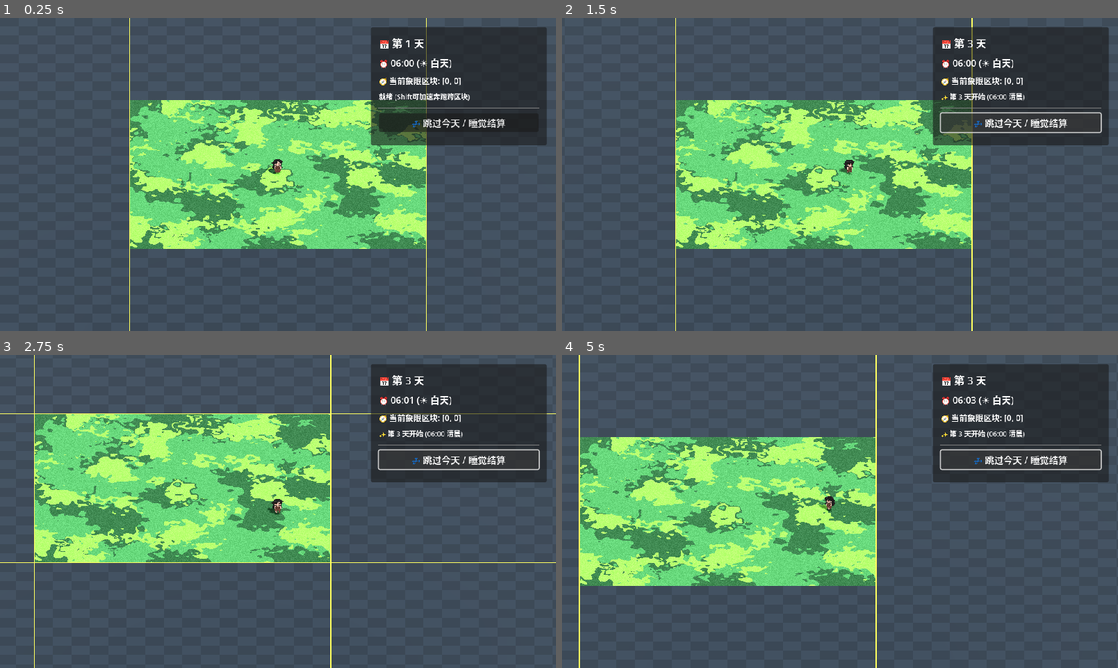
Above: before the commit, frames 1-4 (two rows, left to right).
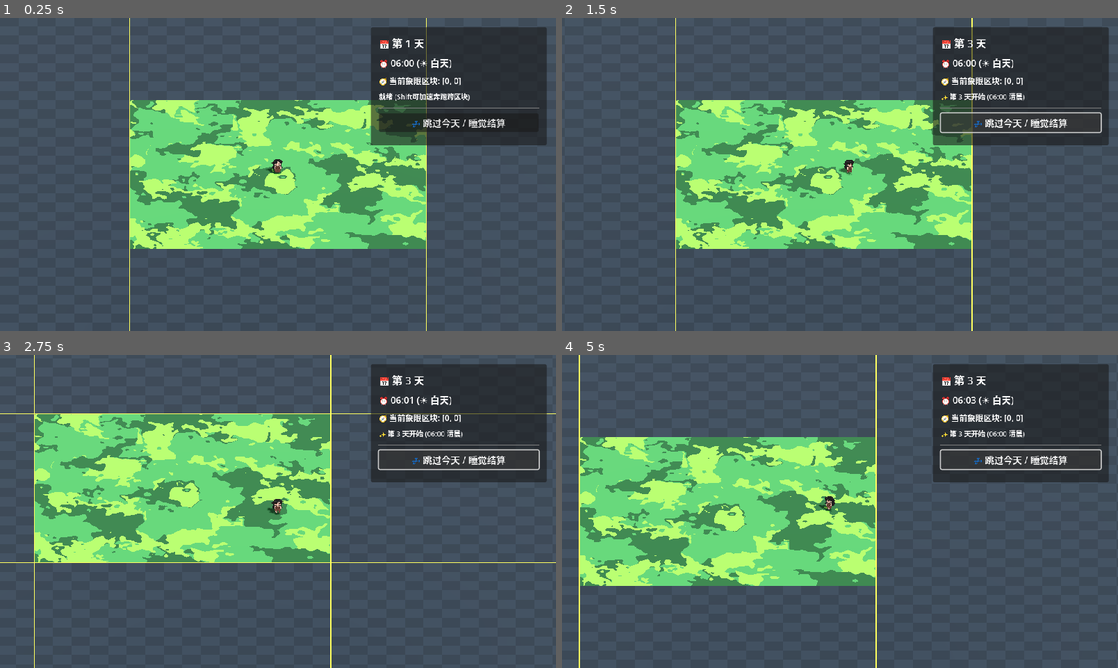
Above: after the commit, the same moments.

Repository: Luo-Mio/Luv002
Game: Godot game, scene res://scenes/main.tscn
The game is run twice, just before and just after one commit, with the same random seed, the same clock (stepped at 60 frames per second) and the same inputs.
Inputs:
- Up to frame 1 (0.25 s): no input
- Up to frame 2 (1.5 s): click "💤 跳过今天 / 睡觉结算" at 0.5 s; tap Enter at 1.25 s; hold Right (ui_right) from 1.28 s (still down); hold Shift from 1.28 s (still down)
- Up to frame 3 (2.75 s): release Right (ui_right) at 2.03 s; release Shift at 2.03 s; hold Down (ui_down) from 2.03 s (still down); tap Shift at 2.1 s
- Up to frame 4 (5 s): release Down (ui_down) at 2.78 s; hold Right (ui_right) 2.78-3.53 s; hold Shift 2.78-3.53 s; hold Up (ui_up) 3.53-4.28 s; tap Shift at 3.6 s; hold Left (ui_left) from 4.28 s (still down); hold Shift from 4.28 s (still down)

The runs differ from the first frame. In frame 1, 7.4% of the frame differs, in the area x 23-77%, y 26-74%; in frame 2, 7.5%; in frame 3, 7.6%; in frame 4, 7.6%, in the area x 3-57%, y 26-74%.

Commit message:
fix: remove noisy micro grain jitter, revert proxy sizes, and add pure geometric pattern zoom

Diff:
--- a/scenes/terrain_studio.tscn
+++ b/scenes/terrain_studio.tscn
@@ -6,7 +6,7 @@
 
 [sub_resource type="FastNoiseLite" id="FastNoiseLite_tdfat"]
 seed = 1234
-frequency = 0.0435
+frequency = 0.005
 fractal_octaves = 3
 
 [sub_resource type="FastNoiseLite" id="FastNoiseLite_acint"]
@@ -25,45 +25,45 @@
 fractal_octaves = 3
 fractal_lacunarity = 1.61
 
-[sub_resource type="NoiseTexture2D" id="NoiseTexture2D_dps0j"]
+[sub_resource type="NoiseTexture2D" id="NoiseTexture2D_dowhy"]
 generate_mipmaps = false
 noise = SubResource("FastNoiseLite_dowhy")
 seamless = true
 
-[sub_resource type="NoiseTexture2D" id="NoiseTexture2D_tufce"]
+[sub_resource type="NoiseTexture2D" id="NoiseTexture2D_6g125"]
 generate_mipmaps = false
 noise = SubResource("FastNoiseLite_tdfat")
 seamless = true
 
-[sub_resource type="NoiseTexture2D" id="NoiseTexture2D_yfp7d"]
+[sub_resource type="NoiseTexture2D" id="NoiseTexture2D_tdfat"]
 generate_mipmaps = false
 noise = SubResource("FastNoiseLite_acint")
 seamless = true
 
-[sub_resource type="NoiseTexture2D" id="NoiseTexture2D_clxbl"]
+[sub_resource type="NoiseTexture2D" id="NoiseTexture2D_acint"]
 generate_mipmaps = false
 noise = SubResource("FastNoiseLite_6g125")
 seamless = true
 
-[sub_resource type="ShaderMaterial" id="ShaderMaterial_v2npd"]
+[sub_resource type="ShaderMaterial" id="ShaderMaterial_dps0j"]
 shader = ExtResource("3_tdfat")
 shader_parameter/color_mode = 0
 shader_parameter/base_color = Color(0.22745098, 0.49019608, 0.26666668, 1)
 shader_parameter/enable_dark_patch = true
 shader_parameter/dark_patch_color = Color(0.12941177, 0.30588236, 0.16862746, 1)
-shader_parameter/dark_patch_threshold = 0.58
-shader_parameter/dark_patch_noise_tex = SubResource("NoiseTexture2D_tufce")
+shader_parameter/dark_patch_threshold = 0.53
+shader_parameter/dark_patch_noise_tex = SubResource("NoiseTexture2D_6g125")
 shader_parameter/enable_light_patch = true
 shader_parameter/light_patch_color = Color(0.42352942, 0.72156864, 0.24313726, 1)
 shader_parameter/light_patch_threshold = 0.62
-shader_parameter/light_patch_noise_tex = SubResource("NoiseTexture2D_yfp7d")
+shader_parameter/light_patch_noise_tex = SubResource("NoiseTexture2D_tdfat")
 shader_parameter/enable_warp = true
 shader_parameter/warp_strength = 17.0
 shader_parameter/irrational_rot = 1.29
-shader_parameter/warp_noise_tex = SubResource("NoiseTexture2D_clxbl")
+shader_parameter/warp_noise_tex = SubResource("NoiseTexture2D_acint")
 shader_parameter/enable_micro_grain = true
 shader_parameter/grain_strength = 0.04
-shader_parameter/base_noise_tex = SubResource("NoiseTexture2D_dps0j")
+shader_parameter/base_noise_tex = SubResource("NoiseTexture2D_dowhy")
 shader_parameter/noise_contrast = 1.0
 shader_parameter/noise_offset = 0.09999999999999998
 shader_parameter/num_bands = 4
@@ -97,6 +97,7 @@
 
 [node name="GrassTerrain" type="Node" parent="TerrainTypes" unique_id=1165023469]
 script = ExtResource("2_6g125")
+dark_patch_threshold = 0.53
 dark_patch_noise = SubResource("FastNoiseLite_tdfat")
 light_patch_noise = SubResource("FastNoiseLite_acint")
 warp_strength = 17.0
@@ -134,6 +135,6 @@
 layout_mode = 2
 
 [node name="PreviewRect" type="ColorRect" parent="CenterContainer/VBoxContainer/PreviewFrame" unique_id=989203817]
-material = SubResource("ShaderMaterial_v2npd")
+material = SubResource("ShaderMaterial_dps0j")
 custom_minimum_size = Vector2(512, 512)
 layout_mode = 2
--- a/scripts/terrain/grass_terrain_node.gd
+++ b/scripts/terrain/grass_terrain_node.gd
@@ -11,6 +11,15 @@
 		_apply_parameters_to_material()
 
 # =========================================================
+# 图案等比几何缩放 (纯粹放大/缩小现有图案形状，不改变噪波内部形态)
+# =========================================================
+@export_group("Pattern Zoom (图案等比缩放)")
+@export_range(0.1, 5.0, 0.05) var patch_zoom: float = 1.0:
+	set(val):
+		patch_zoom = val
+		_apply_parameters_to_material()
+
+# =========================================================
 # 模式 0: 主草地大底色 (占 ~75% 面积)
 # =========================================================
 @export_group("Mode 0: Base Grass (主草地大底色)")
@@ -26,14 +35,6 @@
 @export var enable_dark_patch: bool = true:
 	set(val):
 		enable_dark_patch = val
-		_apply_parameters_to_material()
-
-# 直观噪波大小调节 (像素尺寸): 拉大斑块变大，拉小斑块变碎！
-@export_range(16.0, 1024.0, 4.0, "suffix:px") var dark_patch_size: float = 200.0:
-	set(val):
-		dark_patch_size = val
-		if dark_patch_noise != null and val > 0.0:
-			dark_patch_noise.frequency = 1.0 / val
 		_apply_parameters_to_material()
 
 @export var dark_patch_color: Color = Color("214e2b"): # 阴影深绿
@@ -64,14 +65,6 @@
 		enable_light_patch = val
 		_apply_parameters_to_material()
 
-# 直观噪波大小调节 (像素尺寸): 拉大斑块变大，拉小斑块变碎！
-@export_range(16.0, 1024.0, 4.0, "suffix:px") var light_patch_size: float = 120.0:
-	set(val):
-		light_patch_size = val
-		if light_patch_noise != null and val > 0.0:
-			light_patch_noise.frequency = 1.0 / val
-		_apply_parameters_to_material()
-
 @export var light_patch_color: Color = Color("6cb83e"): # 鲜亮嫩芽绿
 	set(val):
 		light_patch_color = val
@@ -100,14 +93,6 @@
 		enable_warp = val
 		_apply_parameters_to_material()
 
-# 微观扰动褶皱大小 (像素尺寸)
-@export_range(8.0, 256.0, 2.0, "suffix:px") var warp_scale: float = 40.0:
-	set(val):
-		warp_scale = val
-		if warp_noise != null and val > 0.0:
-			warp_noise.frequency = 1.0 / val
-		_apply_parameters_to_material()
-
 @export_range(0.0, 100.0, 0.5) var warp_strength: float = 25.0:
 	set(val):
 		warp_strength = val
@@ -128,30 +113,9 @@
 		_setup_noise_textures()
 
 # =========================================================
-# 微观像素颗粒感 (增强 2D/2.5D 手绘颗粒感)
-# =========================================================
-@export_group("Micro Grain (像素颗粒感)")
-@export var enable_micro_grain: bool = true:
-	set(val):
-		enable_micro_grain = val
-		_apply_parameters_to_material()
-
-@export_range(0.0, 0.2, 0.01) var grain_strength: float = 0.04:
-	set(val):
-		grain_strength = val
-		_apply_parameters_to_material()
-
-# =========================================================
 # 模式 1 兼容: 等高阶梯分级 (Contour Bands)
 # =========================================================
 @export_group("Mode 1: Contour Bands (等高阶梯分级参数)")
-@export_range(16.0, 2048.0, 4.0, "suffix:px") var base_noise_size: float = 160.0:
-	set(val):
-		base_noise_size = val
-		if base_noise != null and val > 0.0:
-			base_noise.frequency = 1.0 / val
-		_apply_parameters_to_material()
-
 @export var base_noise: FastNoiseLite:
 	set(val):
 		if base_noise != null and base_noise.changed.is_connected(_on_noise_changed):
@@ -226,7 +190,7 @@
 		var nd = FastNoiseLite.new()
 		nd.seed = 1234
 		nd.noise_type = FastNoiseLite.TYPE_SIMPLEX_SMOOTH
-		nd.frequency = 1.0 / dark_patch_size
+		nd.frequency = 0.005
 		nd.fractal_type = FastNoiseLite.FRACTAL_FBM
 		nd.fractal_octaves = 3
 		dark_patch_noise = nd
@@ -235,7 +199,7 @@
 		var nl = FastNoiseLite.new()
 		nl.seed = 5678
 		nl.noise_type = FastNoiseLite.TYPE_SIMPLEX_SMOOTH
-		nl.frequency = 1.0 / light_patch_size
+		nl.frequency = 0.008
 		nl.fractal_type = FastNoiseLite.FRACTAL_FBM
 		nl.fractal_octaves = 3
 		light_patch_noise = nl
@@ -244,7 +208,7 @@
 		var nw = FastNoiseLite.new()
 		nw.seed = 9999
 		nw.noise_type = FastNoiseLite.TYPE_SIMPLEX_SMOOTH
-		nw.frequency = 1.0 / warp_scale
+		nw.frequency = 0.018
 		nw.fractal_type = FastNoiseLite.FRACTAL_FBM
 		nw.fractal_octaves = 2
 		warp_noise = nw
@@ -253,7 +217,7 @@
 		var nb = FastNoiseLite.new()
 		nb.seed = 3333
 		nb.noise_type = FastNoiseLite.TYPE_SIMPLEX_SMOOTH
-		nb.frequency = 1.0 / base_noise_size
+		nb.frequency = 0.006
 		nb.fractal_type = FastNoiseLite.FRACTAL_FBM
 		nb.fractal_octaves = 3
 		base_noise = nb
@@ -316,6 +280,7 @@
 		return
 
 	_material.set_shader_parameter("color_mode", color_mode)
+	_material.set_shader_parameter("patch_zoom", patch_zoom)
 	_material.set_shader_parameter("base_color", base_color)
 	_material.set_shader_parameter("enable_dark_patch", enable_dark_patch)
 	_material.set_shader_parameter("dark_patch_color", dark_patch_color)
@@ -334,9 +299,6 @@
 	_material.set_shader_parameter("irrational_rot", irrational_rot)
 	if _warp_tex != null:
 		_material.set_shader_parameter("warp_noise_tex", _warp_tex)
-
-	_material.set_shader_parameter("enable_micro_grain", enable_micro_grain)
-	_material.set_shader_parameter("grain_strength", grain_strength)
 
 	# Mode 1
 	if _base_tex != null:
@@ -360,6 +322,7 @@
 	if mat == null:
 		return
 	_setup_noise_textures()
+	mat.set_shader_parameter("grass_patch_zoom", patch_zoom)
 	mat.set_shader_parameter("grass_base_color", base_color)
 	mat.set_shader_parameter("grass_enable_dark_patch", enable_dark_patch)
 	mat.set_shader_parameter("grass_dark_patch_color", dark_patch_color)
@@ -378,6 +341,3 @@
 	mat.set_shader_parameter("grass_irrational_rot", irrational_rot)
 	if _warp_tex != null:
 		mat.set_shader_parameter("grass_warp_noise_tex", _warp_tex)
-
-	mat.set_shader_parameter("grass_enable_micro_grain", enable_micro_grain)
-	mat.set_shader_parameter("grass_grain_strength", grain_strength)
--- a/shaders/grass_contour.gdshader
+++ b/shaders/grass_contour.gdshader
@@ -2,6 +2,11 @@
 
 // 模式选择: 0 = 补丁遮罩模式 (大底色 + 阈值斑块遮罩，主推推荐), 1 = 等高阶梯模式 (Contour Bands)
 uniform int color_mode : hint_range(0, 1) = 0;
+
+// =========================================================
+// 图案等比缩放 (保持现有噪波图案形状，整体纯粹放大或缩小)
+// =========================================================
+uniform float patch_zoom : hint_range(0.1, 5.0) = 1.0; // 1.0 为原大小，>1.0 放大，<1.0 缩小
 
 // =========================================================
 // 模式 0 专属: 大底色 + 阈值斑块遮罩 (Base + Patch Masks)
@@ -27,10 +32,6 @@
 uniform float warp_strength : hint_range(0.0, 100.0) = 25.0;
 uniform float irrational_rot : hint_range(0.0, 6.28318) = 2.399963; // 黄金角 ~137.5°
 uniform sampler2D warp_noise_tex : filter_linear, repeat_enable;
-
-// 微观像素颗粒感 (Micro Grain - 增强像素手绘质感)
-uniform bool enable_micro_grain = true;
-uniform float grain_strength : hint_range(0.0, 0.2) = 0.04;
 
 // =========================================================
 // 模式 1 兼容: 等高阶梯模式参数 (Contour Bands)
@@ -68,6 +69,9 @@
 		warped_coord += vec2(wx, wy) * warp_strength;
 	}
 
+	// 2. 图案整体等比缩放 (坐标除以 zoom，纯粹放大/缩小现有图案，形状保持 100% 相同)
+	vec2 sample_coord = warped_coord / (512.0 * max(patch_zoom, 0.001));
+
 	vec4 final_color = base_color;
 
 	if (color_mode == 0) {
@@ -78,7 +82,7 @@
 
 		// 采样深色斑块遮罩
 		if (enable_dark_patch) {
-			float n_dark = texture(dark_patch_noise_tex, warped_coord / 512.0).r;
+			float n_dark = texture(dark_patch_noise_tex, sample_coord).r;
 			if (n_dark > dark_patch_threshold) {
 				final_color = dark_patch_color;
 			}
@@ -86,7 +90,7 @@
 
 		// 采样浅色斑块遮罩 (叠加上层)
 		if (enable_light_patch) {
-			float n_light = texture(light_patch_noise_tex, warped_coord / 512.0).r;
+			float n_light = texture(light_patch_noise_tex, sample_coord).r;
 			if (n_light > light_patch_threshold) {
 				final_color = light_patch_color;
 			}
@@ -95,7 +99,7 @@
 		// =========================================================
 		// 模式 1: 等高阶梯分级 (Contour Bands)
 		// =========================================================
-		float raw_noise = texture(base_noise_tex, warped_coord / 512.0).r;
+		float raw_noise = texture(base_noise_tex, sample_coord).r;
 		float centered = (raw_noise - 0.5) * noise_contrast + 0.5 + noise_offset;
 		float norm_val = clamp(centered, 0.0, 0.9999);
 		float scaled = norm_val * float(num_bands);
@@ -116,11 +120,5 @@
 		}
 	}
 
-	// 像素微观噪点颗粒
-	if (enable_micro_grain) {
-		float grain = fract(sin(dot(floor(pixel_coord), vec2(12.9898, 78.233))) * 43758.5453) * 2.0 - 1.0;
-		final_color.rgb += grain * grain_strength;
-	}
-
 	COLOR = final_color;
 }
--- a/shaders/terrain_chunk_view.gdshader
+++ b/shaders/terrain_chunk_view.gdshader
@@ -8,6 +8,7 @@
 // =========================================================
 // 草地 (ID = 1) 专属参数: 大底色 + 阈值斑块遮罩 (世界空间连续采样)
 // =========================================================
+uniform float grass_patch_zoom : hint_range(0.1, 5.0) = 1.0; // 图案等比整体缩放 (保持形状纯缩放)
 uniform vec4 grass_base_color : source_color = vec4(0.23, 0.49, 0.27, 1.0);
 
 uniform bool grass_enable_dark_patch = true;
@@ -24,9 +25,6 @@
 uniform float grass_warp_strength : hint_range(0.0, 100.0) = 25.0;
 uniform float grass_irrational_rot : hint_range(0.0, 6.28318) = 2.399963;
 uniform sampler2D grass_warp_noise_tex : filter_linear, repeat_enable;
-
-uniform bool grass_enable_micro_grain = true;
-uniform float grass_grain_strength : hint_range(0.0, 0.2) = 0.04;
 
 varying vec3 v_world_pos;
 
@@ -50,28 +48,25 @@
 		coord += vec2(wx, wy) * grass_warp_strength;
 	}
 
+	// 2. 图案等比整体缩放 (保留现有噪波的所有形状细节，纯粹几何缩放)
+	vec2 sample_coord = coord / (512.0 * max(grass_patch_zoom, 0.001));
+
 	vec4 col = grass_base_color;
 
-	// 2. 深色斑块 (Dark Patch)
+	// 3. 深色斑块 (Dark Patch)
 	if (grass_enable_dark_patch) {
-		float n_dark = texture(grass_dark_noise_tex, coord / 512.0).r;
+		float n_dark = texture(grass_dark_noise_tex, sample_coord).r;
 		if (n_dark > grass_dark_threshold) {
 			col = grass_dark_patch_color;
 		}
 	}
 
-	// 3. 浅色斑块 (Light Patch)
+	// 4. 浅色斑块 (Light Patch)
 	if (grass_enable_light_patch) {
-		float n_light = texture(grass_light_noise_tex, coord / 512.0).r;
+		float n_light = texture(grass_light_noise_tex, sample_coord).r;
 		if (n_light > grass_light_threshold) {
 			col = grass_light_patch_color;
 		}
-	}
-
-	// 4. 像素微观颗粒
-	if (grass_enable_micro_grain) {
-		float grain = fract(sin(dot(floor(world_xz), vec2(12.9898, 78.233))) * 43758.5453) * 2.0 - 1.0;
-		col.rgb += grain * grass_grain_strength;
 	}
 
 	return col.rgb;
